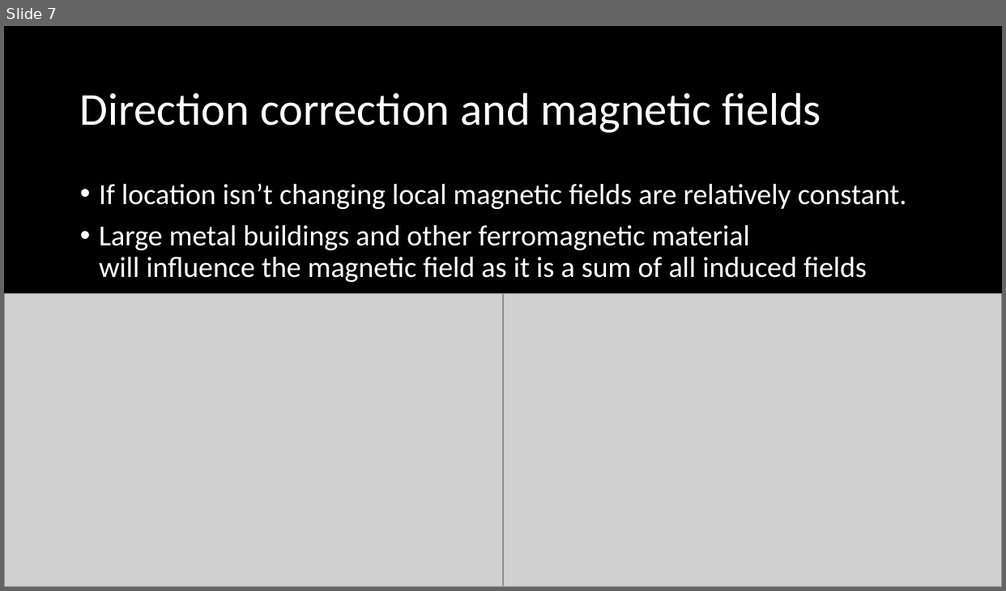
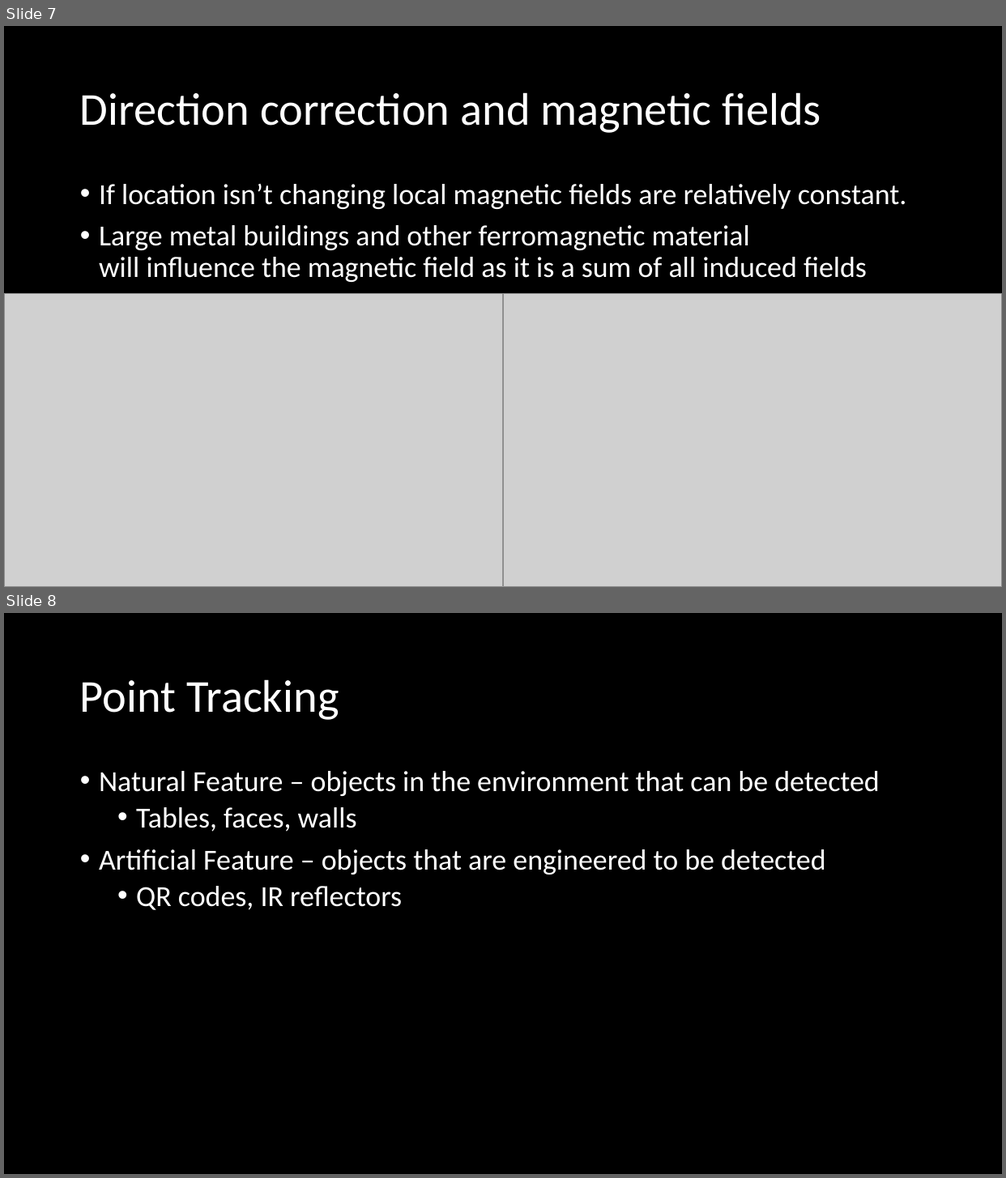
Before and after one commit to haelmic3/Graphics2, a slide deck: slides/Chapter 9.pptx. Shown one above the other, each under a label of ours: slide 7 before the commit, slides 7 and 8 after it. The pictures are 1006x591 and 1006x1178 pixels, drawn with LibreOffice and Linux fonts; fonts in the diff are those of the drawing; grey boxes stand for pictures. Boxes give left, top, right and bottom in pixels: in the first picture for what was removed or moved away, otherwise in the second. Text is boxed around its words. In the diff, an @@ line names an element or a change of style, - is before the commit and + after.

```diff
--- a/slides/Chapter 9.pptx
+++ b/slides/Chapter 9.pptx
@@ slide 8 added at (x1=4, y1=613, x2=1002, y2=1174), background #000000 @@
@@ title added at (x1=80, y1=679, x2=339, y2=720), 44 pt, text #FFFFFF @@
+Point Tracking
@@ text added at (x1=99, y1=771, x2=880, y2=910), 28 pt, text #FFFFFF @@
+• Natural Feature – objects in the environment that can be detected
+  • Tables, faces, walls
+• Artificial Feature – objects that are engineered to be detected
+  • QR codes, IR reflectors
```
Also in this commit, not shown: 5 other slides added.
